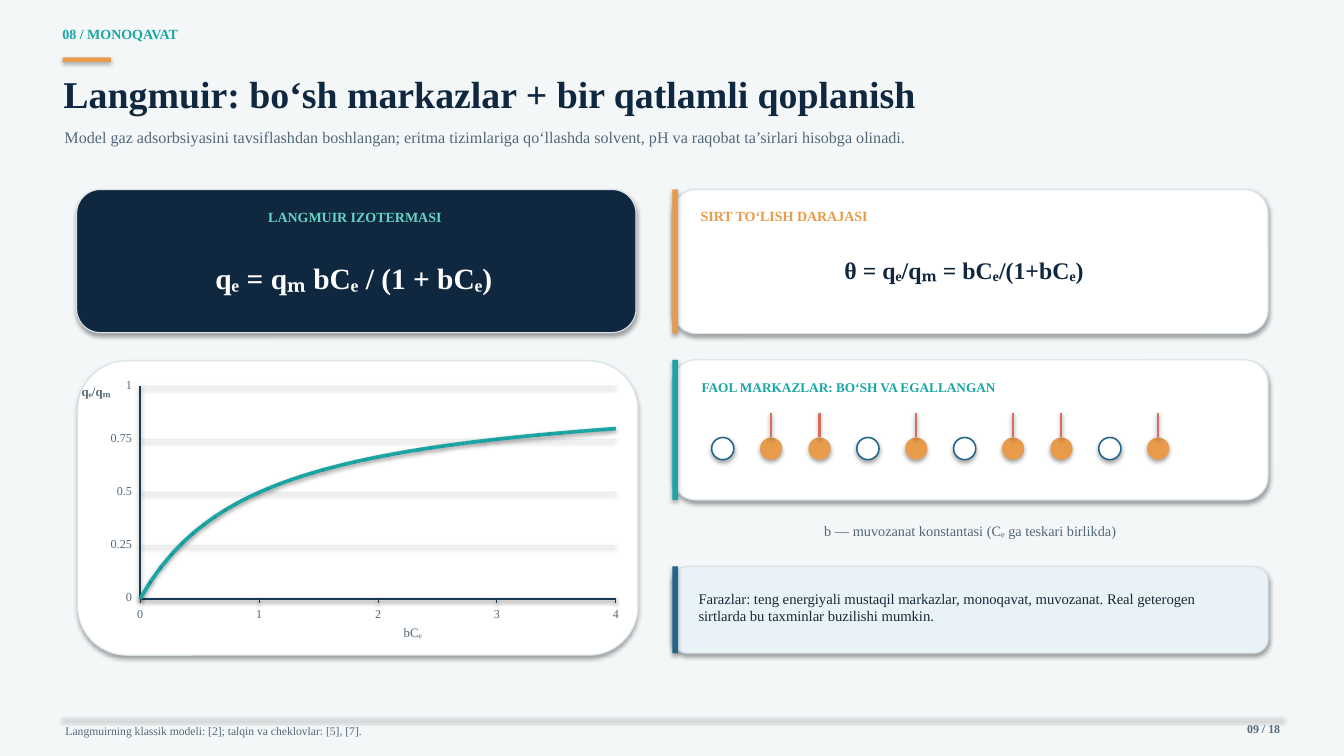
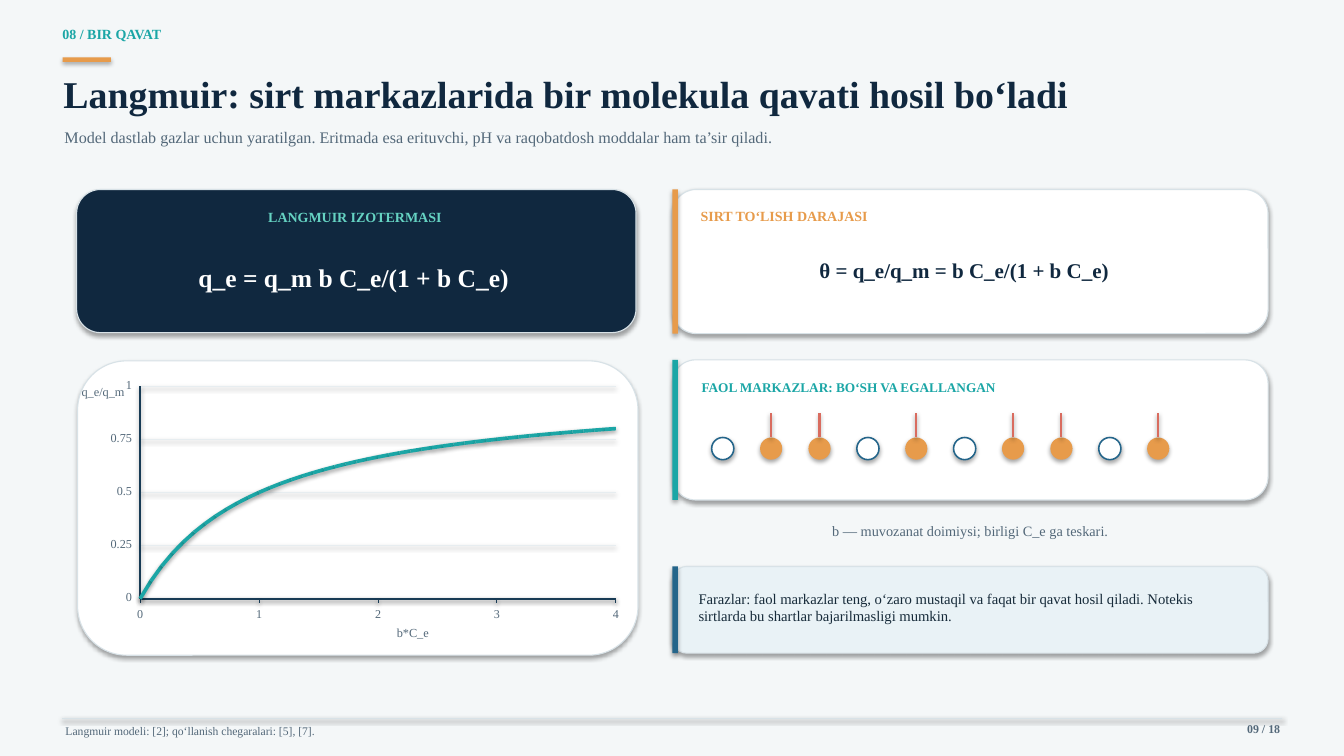
Before and after one commit to jabborovd18-collab/taqdimot-fayllari, a slide deck: slide 9 of sirt_hodisalari_adsorbsiya_ilmi.pptx. Drawn at 1344x756 pixels with LibreOffice and Linux fonts; fonts in the diff are those of the drawing. Boxes give left, top, right and bottom in pixels: in the first picture for what was removed or moved away, otherwise in the second. Text is boxed around its words. In the diff, an @@ line names an element or a change of style, - is before the commit and + after.

Commit message:
Polish Uzbek wording and formula clarity in adsorption deck

```diff
--- a/sirt_hodisalari_adsorbsiya_ilmi.pptx
+++ b/sirt_hodisalari_adsorbsiya_ilmi.pptx
@@ text at [62,29,162,42]: text changed @@
-08 / MONOQAVAT
+08 / BIR QAVAT
@@ text at [63,81,1067,116]: text changed @@
-Langmuir: bo‘sh markazlar + bir qatlamli qoplanish
+Langmuir: sirt markazlarida bir molekula qavati hosil bo‘ladi
@@ text at [64,132,772,147]: text changed @@
-Model gaz adsorbsiyasini tavsiflashdan boshlangan; eritma tizimlariga qo‘llashda solvent, pH va raqobat ta’sirlari hisobga olinadi.
+Model dastlab gazlar uchun yaratilgan. Eritmada esa erituvchi, pH va raqobatdosh moddalar ham ta’sir qiladi.
@@ text at [198,269,509,293]: text changed; size 21 to 18.2 pt @@
-qₑ = qₘ bCₑ / (1 + bCₑ)
+q_e = q_m b C_e/(1 + b C_e)
@@ text at [819,263,1109,282]: text changed; size 17 to 15 pt @@
-θ = qₑ/qₘ = bCₑ/(1+bCₑ)
+θ = q_e/q_m = b C_e/(1 + b C_e)
@@ text at [82,388,125,399]: text changed; size 9.1 to 8.8 pt; bold off @@
-qₑ/qₘ
+q_e/q_m
@@ text at [832,526,1108,539]: text changed @@
-b — muvozanat konstantasi (Cₑ ga teskari birlikda)
+b — muvozanat doimiysi; birligi C_e ga teskari.
@@ text at [699,593,1192,624]: text changed @@
-Farazlar: teng energiyali mustaqil markazlar, monoqavat, muvozanat. Real geterogen sirtlarda bu taxminlar buzilishi mumkin.
+Farazlar: faol markazlar teng, o‘zaro mustaqil va faqat bir qavat hosil qiladi. Notekis sirtlarda bu shartlar bajarilmasligi mumkin.
@@ text at [397,628,429,639]: text changed; size 9.2 to 8.8 pt @@
-bCₑ
+b*C_e
@@ text at [65,727,314,738]: text changed @@
-Langmuirning klassik modeli: [2]; talqin va cheklovlar: [5], [7].
+Langmuir modeli: [2]; qo‘llanish chegaralari: [5], [7].
```
Also in this commit, not shown: 17 other slides changed.
